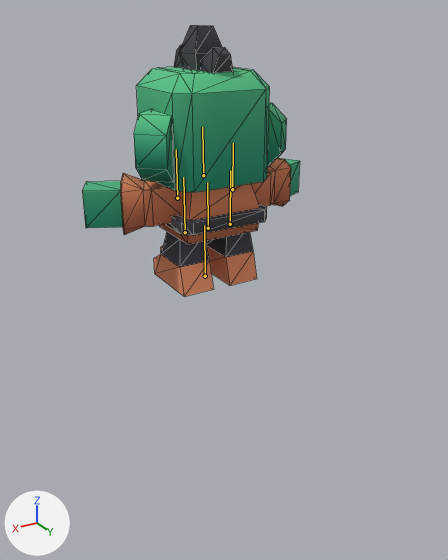
Two versions of the glTF model models/character-orc.glb, one commit apart.
Rendered twice from a 50 mm lens placed at (0.938, 1.685, 0.813), pointed at (0.087, 0.267, 0.104). Lighting does not change. The marker at lower left points along +X, +Y and +Z. The older version comes first. The bones that bend it are drawn over the model as lines. Mesh edges are drawn as thin lines.

The first picture shows 'body-mesh', 'head-mesh'.
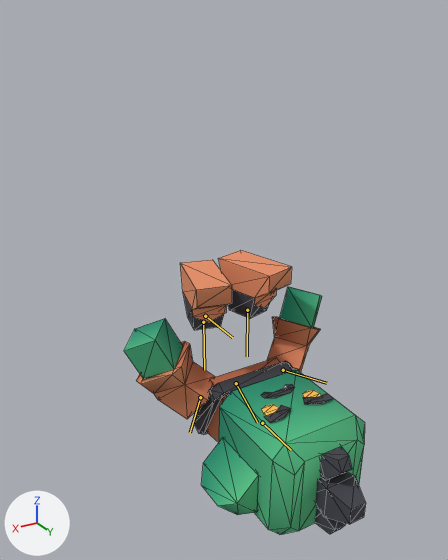
The newer file adds an action. The first version stands in its rest pose; the second is drawn at frame 322 of the action 'combined'.

Scene script edits in JSON lines:
```json
{"block": "bone_root", "where": "bone_root = bpy.data.objects['character-orc'].pose.bones['root']"}
{"op": "set", "path": "bone_root.location", "old": "(0.0, 0.0, 0.0)", "new": "(0.0, -0.15, 0.0)"}
{"op": "set", "path": "bone_root.rotation_quaternion", "old": "(1.0, 0.0, 0.0, 0.0)", "new": "(-0.707, 0.707, 0.0, 0.0)", "note": "degrees (0, 0, 0) -> degrees (-90, 0, 0)"}
{"block": "bone_leg_left", "where": "bone_leg_left = bpy.data.objects['character-orc'].pose.bones['leg-left']  # child of 'root'"}
{"op": "set", "path": "bone_leg_left.location", "old": "(0.0, 0.0, 0.0)", "new": "(0.0, -0.0392, 0.0838)"}
{"op": "set", "path": "bone_leg_left.rotation_quaternion", "old": "(1.0, 0.0, 0.0, 0.0)", "new": "(-0.701, 0.701, -0.092, 0.092)", "note": "degrees (0, 0, 0) -> degrees (-90, 0, -15)"}
{"block": "bone_leg_right", "where": "bone_leg_right = bpy.data.objects['character-orc'].pose.bones['leg-right']  # child of 'root'"}
{"op": "set", "path": "bone_leg_right.location", "old": "(0.0, 0.0, 0.0)", "new": "(0.0, -0.0392, 0.0838)"}
{"op": "set", "path": "bone_leg_right.rotation_quaternion", "old": "(1.0, 0.0, 0.0, 0.0)", "new": "(-0.701, 0.701, 0.092, -0.092)", "note": "degrees (0, 0, 0) -> degrees (-90, 0, 15)"}
{"block": "bone_torso", "where": "bone_torso = bpy.data.objects['character-orc'].pose.bones['torso']  # child of 'root'"}
{"op": "set", "path": "bone_torso.location", "old": "(0.0, 0.0, 0.0)", "new": "(0.0, 0.0238, -0.1392)"}
{"op": "set", "path": "bone_torso.rotation_quaternion", "old": "(1.0, 0.0, 0.0, 0.0)", "new": "(-0.968, 0.249, 0.0, 0.0)", "note": "degrees (0, 0, 0) -> degrees (-29, 0, 0)"}
{"block": "bone_arm_left", "where": "bone_arm_left = bpy.data.objects['character-orc'].pose.bones['arm-left']  # child of 'torso'"}
{"op": "set", "path": "bone_arm_left.location", "old": "(0.0, 0.0, 0.0)", "new": "(0.0573, -0.0845, 0.0325)"}
{"op": "set", "path": "bone_arm_left.rotation_quaternion", "old": "(1.0, 0.0, 0.0, 0.0)", "new": "(-0.907, -0.049, 0.193, 0.37)", "note": "degrees (0, 0, 0) -> degrees (14, -18, -47)"}
{"block": "bone_arm_right", "where": "bone_arm_right = bpy.data.objects['character-orc'].pose.bones['arm-right']  # child of 'torso'"}
{"op": "set", "path": "bone_arm_right.location", "old": "(0.0, 0.0, 0.0)", "new": "(-0.0573, -0.0845, 0.0325)"}
{"op": "set", "path": "bone_arm_right.rotation_quaternion", "old": "(1.0, 0.0, 0.0, 0.0)", "new": "(-0.907, -0.049, -0.193, -0.37)", "note": "degrees (0, 0, 0) -> degrees (14, 18, 47)"}
{"block": "bone_head", "where": "bone_head = bpy.data.objects['character-orc'].pose.bones['head']  # child of 'torso'"}
{"op": "set", "path": "bone_head.rotation_quaternion", "old": "(1.0, 0.0, 0.0, 0.0)", "new": "(-0.971, -0.239, 0.0, 0.0)", "note": "degrees (0, 0, 0) -> degrees (28, 0, 0)"}
```

Location of each change, (x1, y1, x2, y2) in pixels of the pictures (448 x 560 px):
```json
{"object": "head-mesh", "change": "posed", "before": [134, 25, 287, 192], "after": [201, 369, 366, 534], "on screen": "8% wider"}
{"object": "body-mesh", "change": "posed", "before": [82, 158, 300, 297], "after": [124, 250, 322, 443], "on screen": "9% narrower, 39% taller"}
{"bone": "root", "before": "(205, 276) to (204, 225)", "after": "(205, 316) to (232, 337)"}
{"bone": "leg-left", "before": "(185, 232) to (183, 177)", "after": "(203, 322) to (204, 370)"}
{"bone": "leg-right", "before": "(230, 224) to (230, 170)", "after": "(247, 310) to (247, 356)"}
{"bone": "torso", "before": "(208, 228) to (207, 182)", "after": "(236, 383) to (257, 422)"}
{"bone": "arm-left", "before": "(177, 198) to (176, 149)", "after": "(200, 397) to (190, 432)"}
{"bone": "arm-right", "before": "(232, 189) to (233, 143)", "after": "(283, 370) to (326, 383)"}
{"bone": "head", "before": "(203, 175) to (202, 127)", "after": "(262, 423) to (291, 450)"}
```
